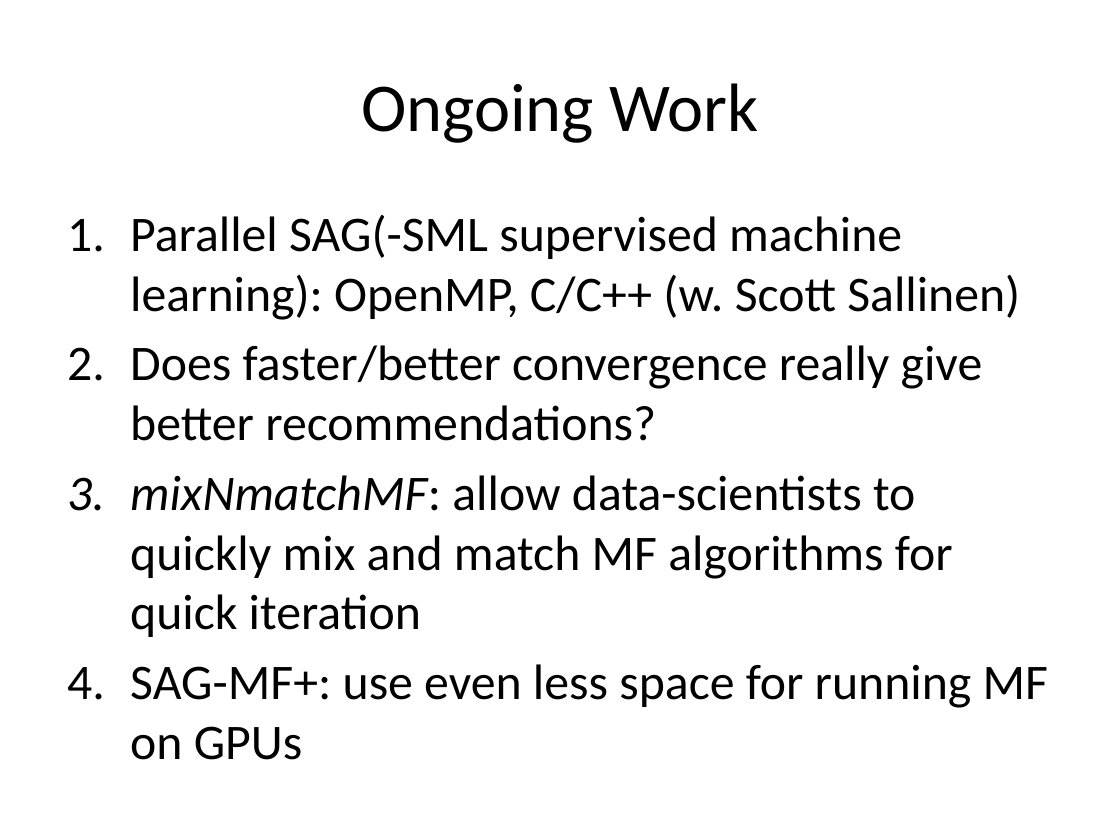
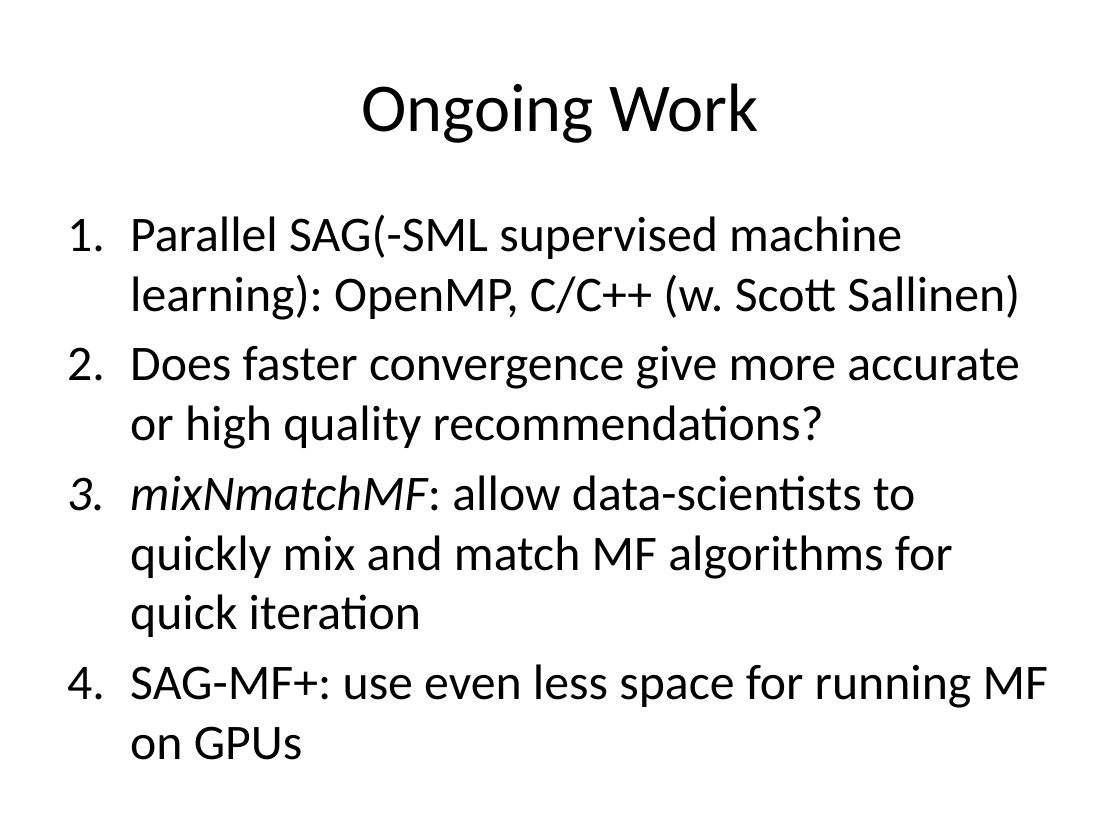
Before and after one commit to jamestklo/MatrixFactorizationMatlab, a slide deck: slide 30 of cs534L-SAGmf.pptx (slide 24 before the commit). Drawn at 1120x840 pixels with LibreOffice and Linux fonts; fonts in the diff are those of the drawing. Boxes give left, top, right and bottom in pixels: in the first picture for what was removed or moved away, otherwise in the second. Text is boxed around its words. In the diff, an @@ line names an element or a change of style, - is before the commit and + after.

```diff
--- a/cs534L-SAGmf.pptx
+++ b/cs534L-SAGmf.pptx
@@ text at [130,345,1020,449]: text changed @@
-2. Does faster/better convergence really give better recommendations?
+2. Does faster convergence give more accurate or high quality recommendations?
```
Also in this commit, not shown: 10 other slides changed, 6 slides added.
